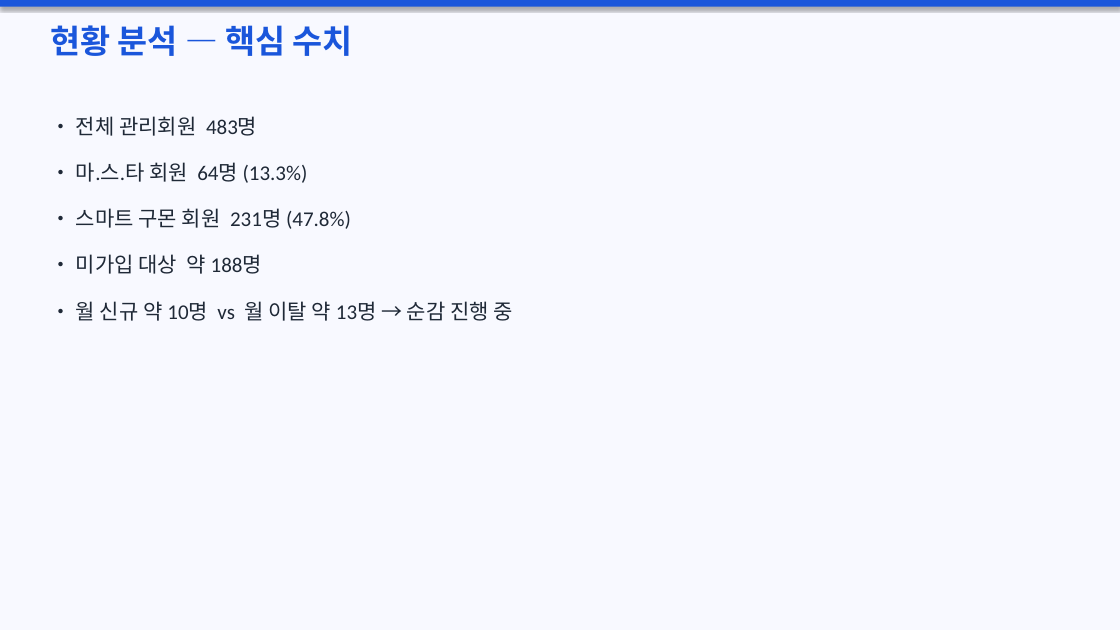
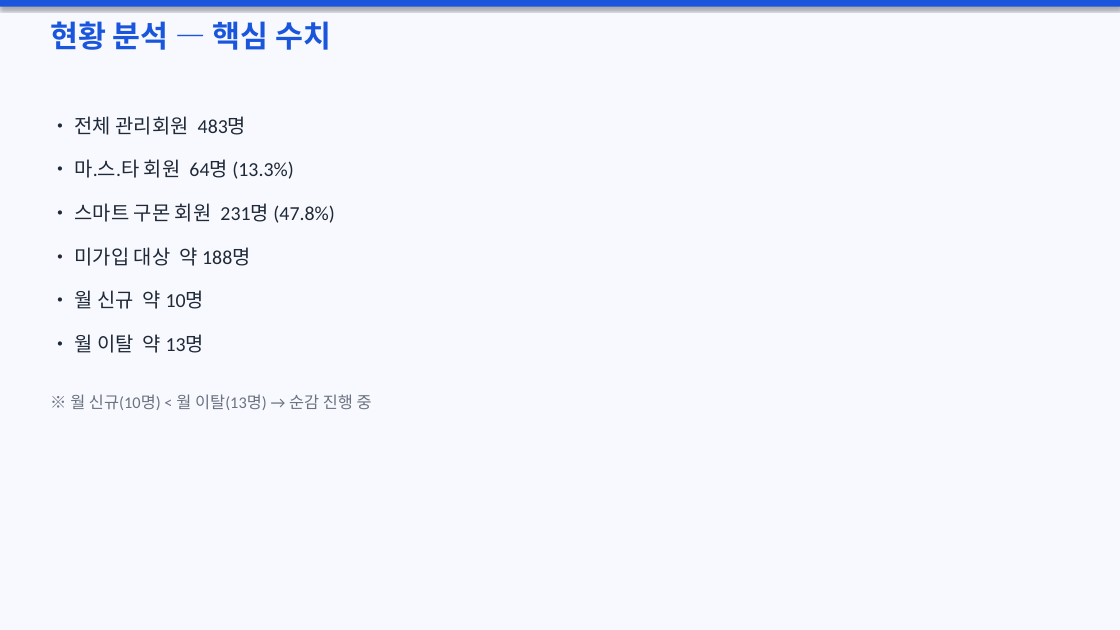
Before and after one commit to kimjungsul/kumon-masta-training, a slide deck: slide 2 of 마스타_교사교육안.pptx. Drawn at 1120x630 pixels with LibreOffice and Linux fonts; fonts in the diff are those of the drawing. Boxes give left, top, right and bottom in pixels: in the first picture for what was removed or moved away, otherwise in the second. Text is boxed around its words. In the diff, an @@ line names an element or a change of style, - is before the commit and + after.

```diff
--- a/마스타_교사교육안.pptx
+++ b/마스타_교사교육안.pptx
@@ text "현황 분석 — 핵심 수치" at box(50, 21, 332, 50): size 28 to 26 pt @@
@@ size 18 to 17 pt in 4 elements at box(75, 159, 293, 179), box(75, 116, 246, 135), box(75, 203, 334, 223), box(75, 247, 250, 266) @@
@@ text "• 미가입 대상 약 188명": place and size @@
-text "• 미가입 대상 약 188명" at box(76, 254, 262, 274)
+text "• 미가입 대상 약 188명" at box(75, 247, 250, 266)
@@ text at box(75, 290, 204, 309): text changed; size 18 to 17 pt @@
-• 월 신규 약 10명 vs 월 이탈 약 13명 → 순감 진행 중
+• 월 신규 약 10명
@@ text added at box(75, 334, 204, 353), 17 pt, text #1F2937 @@
+• 월 이탈 약 13명
@@ text added at box(70, 394, 372, 410), 14 pt, text #6B7280 @@
+※ 월 신규(10명) < 월 이탈(13명) → 순감 진행 중
```
Also in this commit, not shown: 16 other slides changed, 7 slides added, 1 slide removed, 1 other file.
